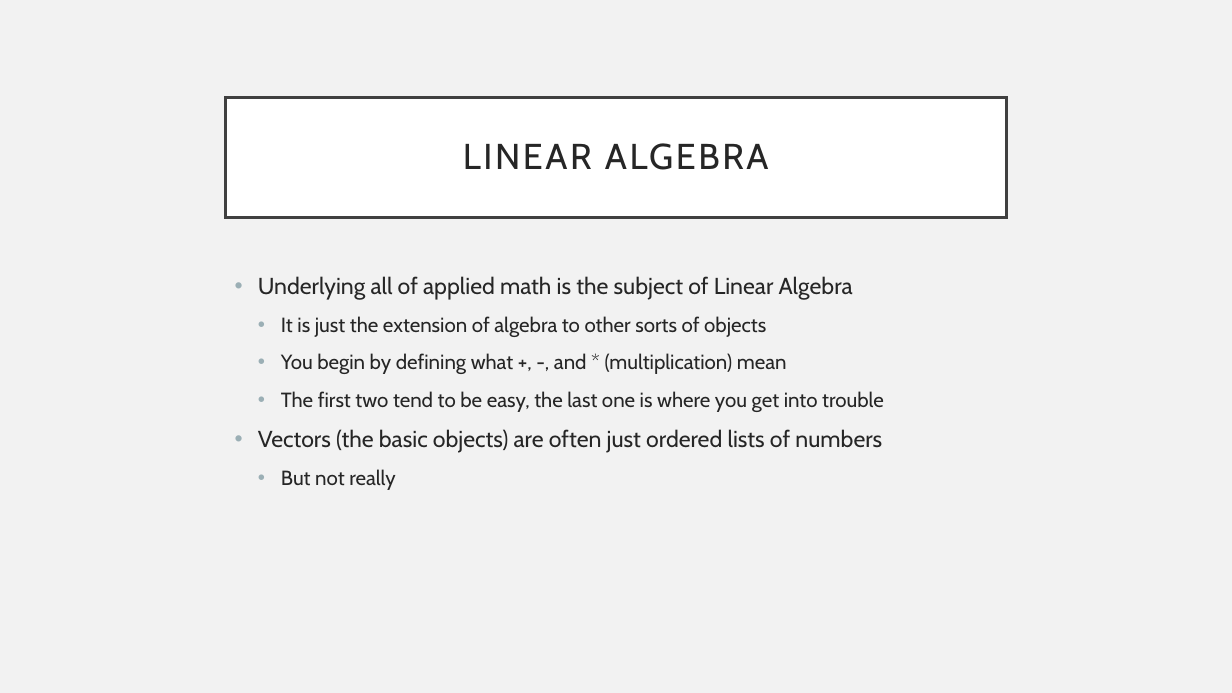
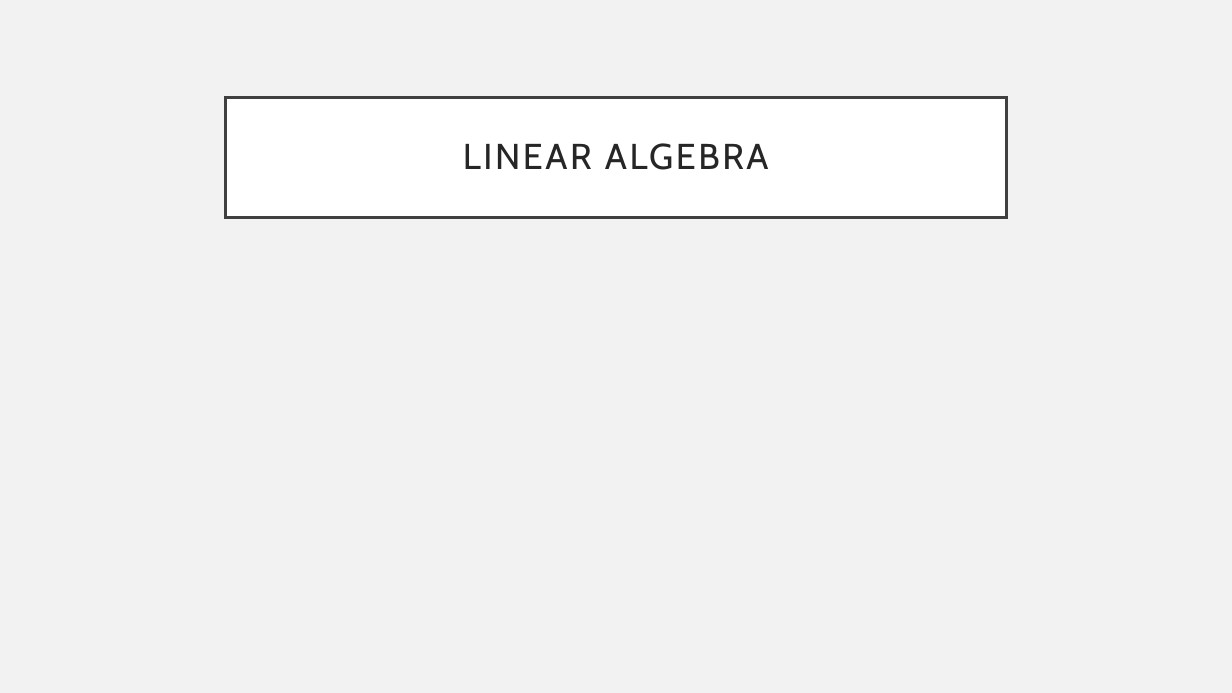
Before and after one commit to mdtdev/Signal-Processing-Demos, a slide deck: slide 2 of chap_10_11.pptx. Drawn at 1232x693 pixels with LibreOffice and Linux fonts; fonts in the diff are those of the drawing; grey boxes stand for pictures. Boxes give left, top, right and bottom in pixels: in the first picture for what was removed or moved away, otherwise in the second. Text is boxed around its words. In the diff, an @@ line names an element or a change of style, - is before the commit and + after.

```diff
--- a/chap_10_11.pptx
+++ b/chap_10_11.pptx
@@ text removed at (258,276,884,490) @@
-• Underlying all of applied math is the subject of Linear Algebra
-  • It is just the extension of algebra to other sorts of objects
-  • You begin by defining what +, -, and * (multiplication) mean
-  • The first two tend to be easy, the last one is where you get into trouble
-• Vectors (the basic objects) are often just ordered lists of numbers
-  • But not really
```
Also in this commit, not shown: 4 other slides changed, 15 slides added, 3 slides removed, 1 other file.
